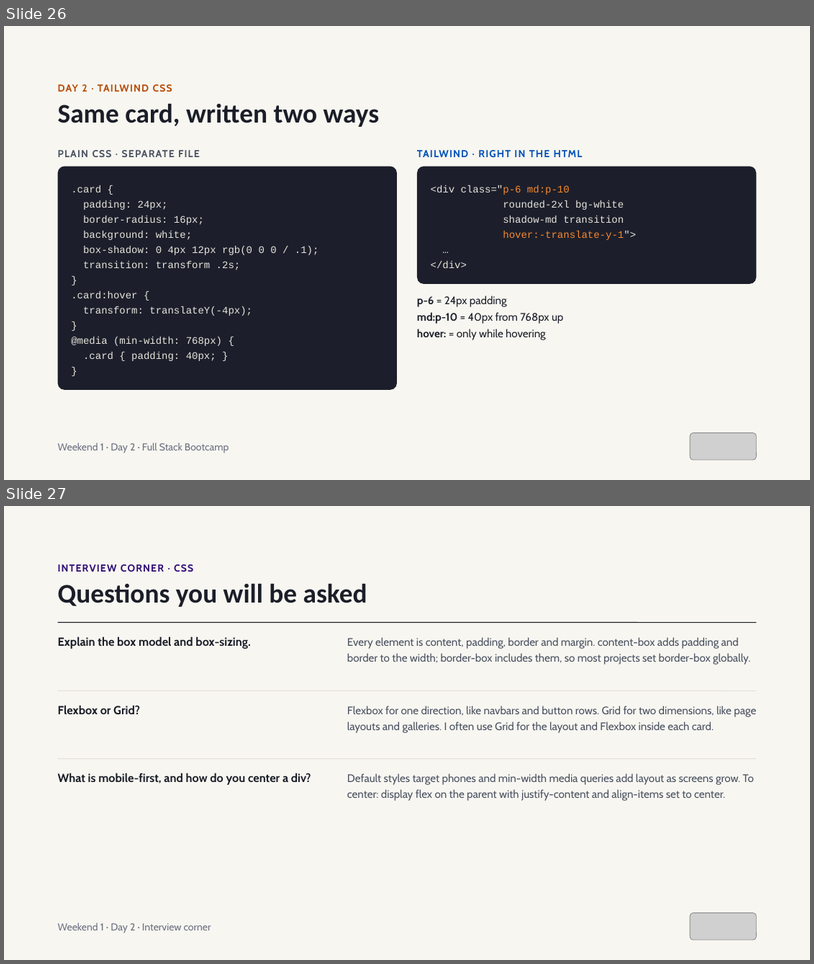
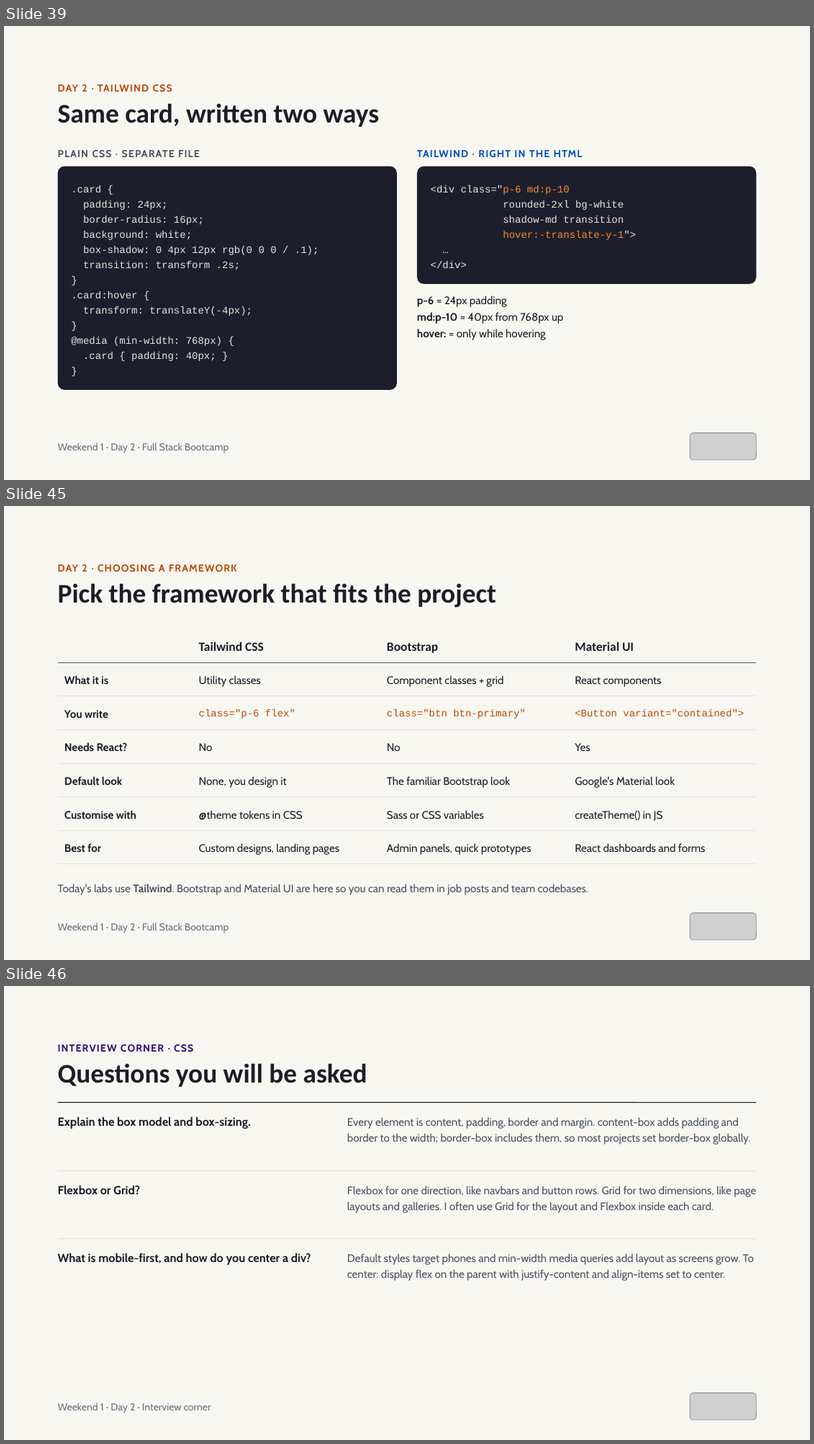
Before and after one commit to Matiz009/web-qi, a slide deck: resources/Weekend 1 — Dev Foundations & Modern Web.pptx. Shown one above the other, each under a label of ours: slides 26 and 27 before the commit, slides 39, 45 and 46 after it; the slides between them are not shown. The pictures are 814x964 and 814x1444 pixels, drawn with LibreOffice and Linux fonts; fonts in the diff are those of the drawing; grey boxes stand for pictures. Boxes give left, top, right and bottom in pixels: in the first picture for what was removed or moved away, otherwise in the second. Text is boxed around its words. In the diff, an @@ line names an element or a change of style, - is before the commit and + after.

```diff
--- a/resources/Weekend 1 — Dev Foundations & Modern Web.pptx
+++ b/resources/Weekend 1 — Dev Foundations & Modern Web.pptx
@@ slide 45 added at (x1=4, y1=506, x2=810, y2=960), background #F7F6F1 @@
@@ text added at (x1=58, y1=564, x2=237, y2=572), 12 pt, text #B84C06, bold @@
+DAY 2 · CHOOSING A FRAMEWORK
@@ title added at (x1=58, y1=583, x2=496, y2=608), 32 pt, text #1B1E28, bold @@
+Pick the framework that fits the project
@@ table added at (x1=58, y1=629, x2=756, y2=864), 7 rows, 4 columns @@
+ | Tailwind CSS | Bootstrap | Material UI
+What it is | Utility classes | Component classes + grid | React components
+You write | class="p-6 flex" | class="btn btn-primary" | <Button variant="contained">
+Needs React? | No | No | Yes
+Default look | None, you design it | The familiar Bootstrap look | Google's Material look
+Customise with | @theme tokens in CSS | Sass or CSS variables | createTheme() in JS
+Best for | Custom designs, landing pages | Admin panels, quick prototypes | React dashboards and forms
@@ text added at (x1=58, y1=883, x2=589, y2=895), 13 pt, text #4A5160 @@
+Today's labs use Tailwind. Bootstrap and Material UI are here so you can read them in job posts and team codebases.
@@ picture added at (x1=691, y1=913, x2=757, y2=939) @@
@@ text added at (x1=58, y1=922, x2=229, y2=933), 12 pt, text #6B7080 @@
+Weekend 1 · Day 2 · Full Stack Bootcamp
@@ what was slide 26 is now slide 39 @@
@@ what was slide 27 is now slide 46 @@
```
Also in this commit, not shown: 10 slides changed, 21 other slides added, 5 other files.
